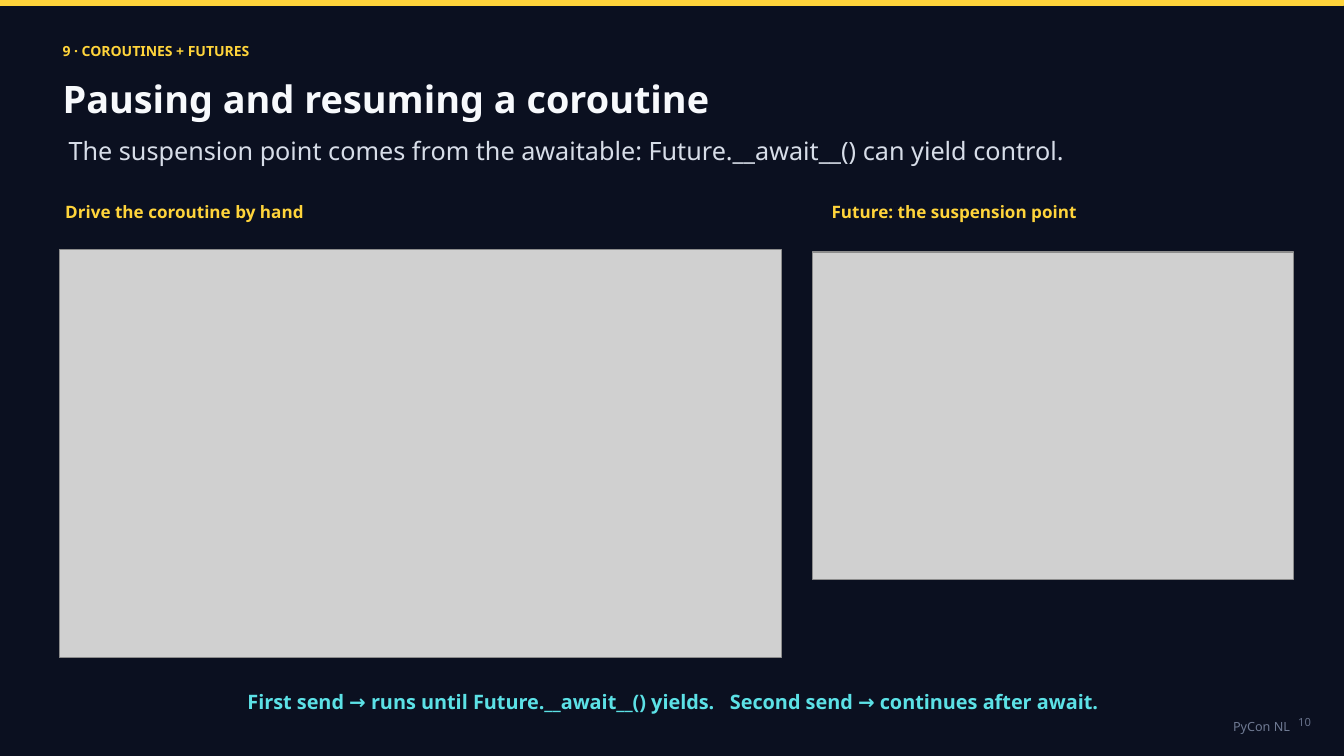
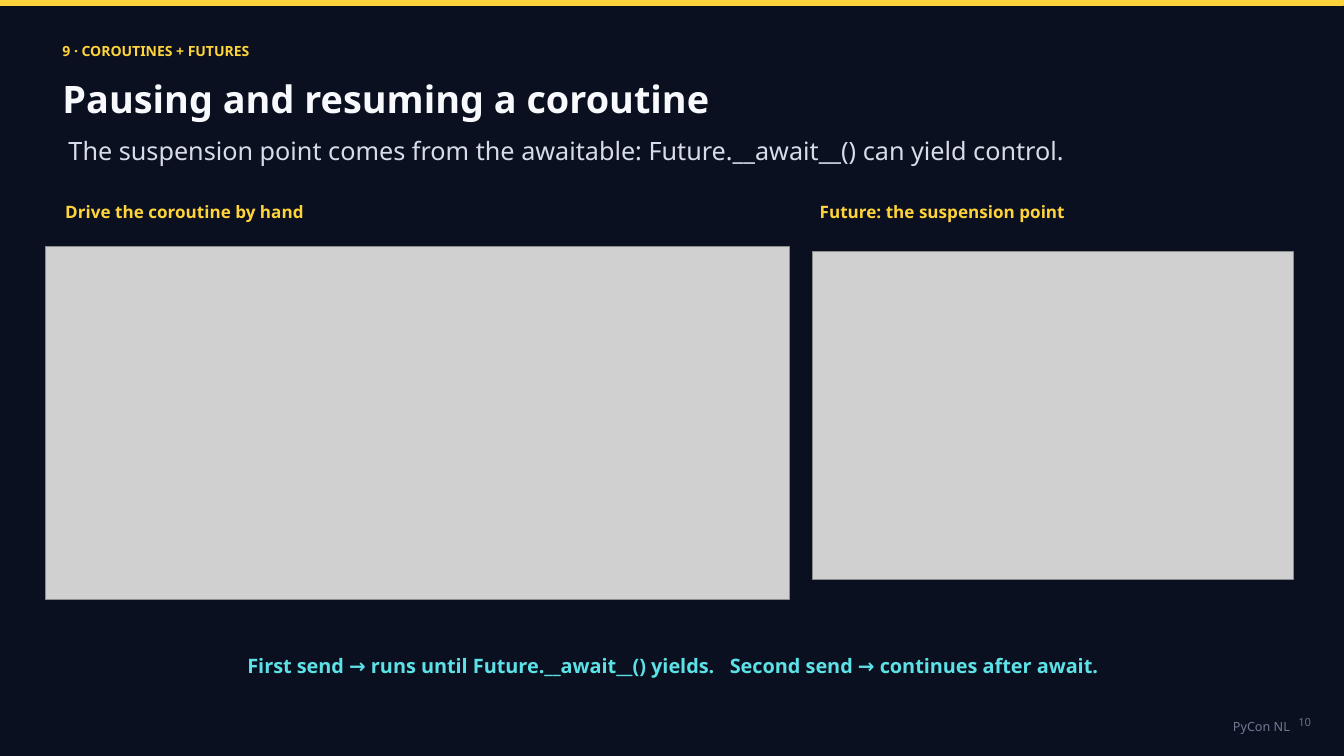
Before and after one commit to tarasko/eduloop, a slide deck: slide 14 of slides/TarasKozlov_AsyncioLoop.pptx. Drawn at 1344x756 pixels with LibreOffice and Linux fonts; fonts in the diff are those of the drawing; grey boxes stand for pictures. Boxes give left, top, right and bottom in pixels: in the first picture for what was removed or moved away, otherwise in the second. Text is boxed around its words. In the diff, an @@ line names an element or a change of style, - is before the commit and + after.

```diff
--- a/slides/TarasKozlov_AsyncioLoop.pptx
+++ b/slides/TarasKozlov_AsyncioLoop.pptx
@@ text "Future: the suspension point": place and size @@
-text "Future: the suspension point" at (832,205,1076,222)
+text "Future: the suspension point" at (820,205,1064,222)
@@ picture: place and size @@
-picture at (59,250,781,657)
+picture at (46,247,790,600)
@@ text "First send → runs until ...": place and size @@
-text "First send → runs until ..." at (247,694,1098,714)
+text "First send → runs until ..." at (247,658,1098,678)
```
Also in this commit, not shown: 6 other slides changed, 2 slides added, 2 slides removed, 2 other files.
